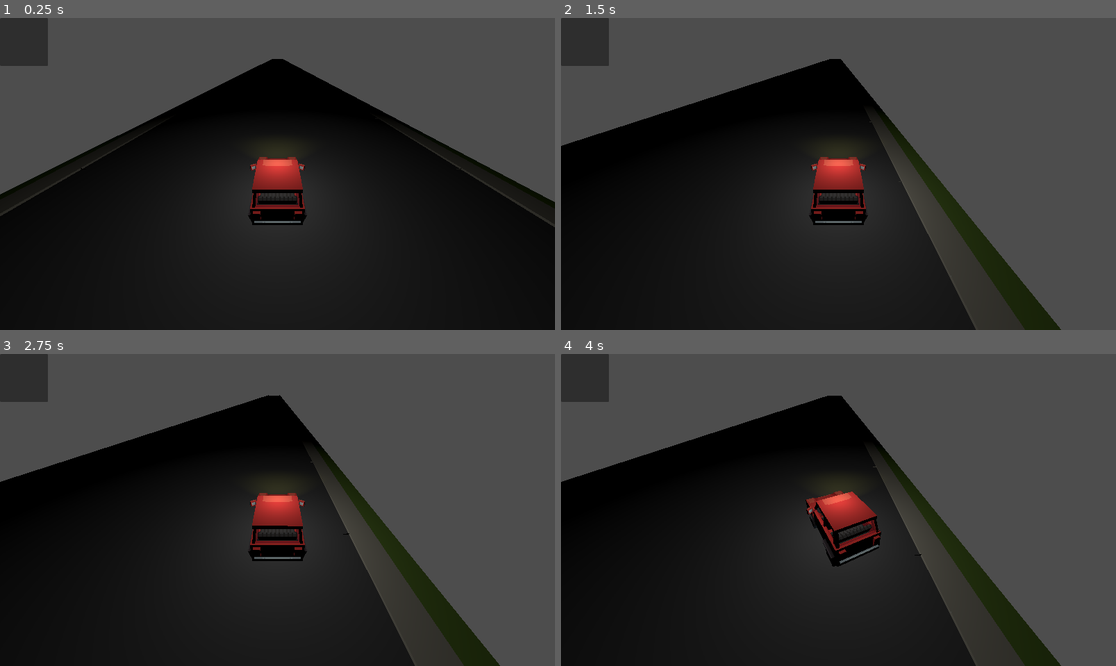
Above: before the commit, frames 1-4 (two rows, left to right).
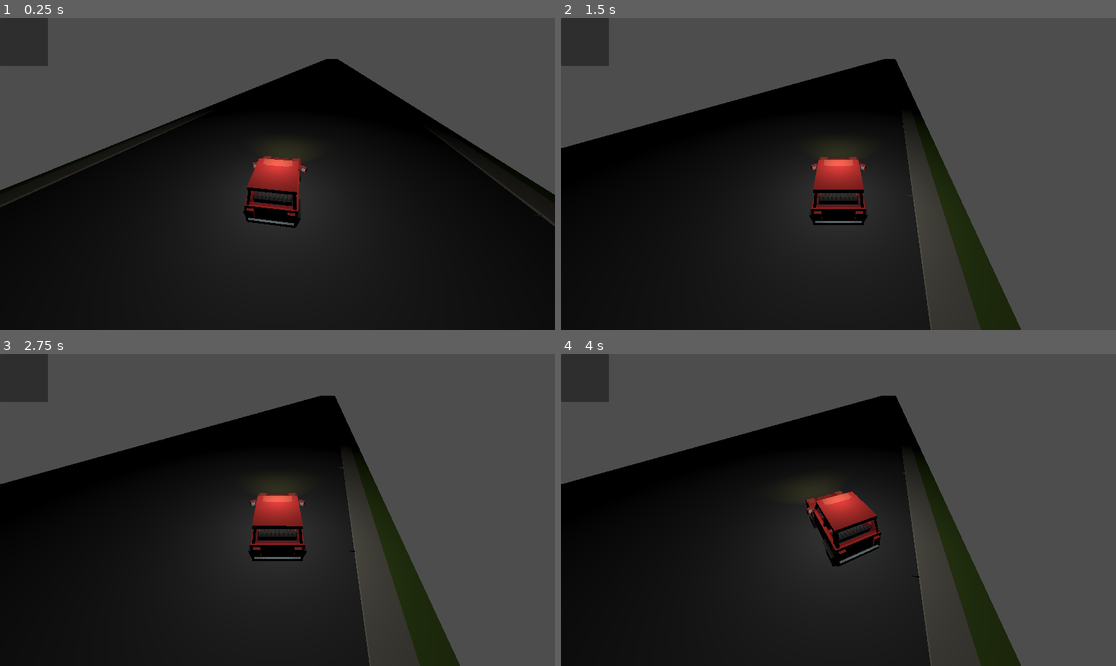
Above: after the commit, the same moments.

Repository: Calverin/Radio-Rideshare
Game: Godot game, scene res://Scenes/root.tscn
Two runs of this game, one before a commit and one after it. Both use one fixed random seed, a clock stepped at 60 frames per second and the inputs below.
Inputs:
- Up to frame 1 (0.25 s): no input
- Up to frame 2 (1.5 s): tap Enter (ui_accept) at 0.5, 0.77, 1.25 s; hold L (quick_right) 0.53-1.28 s; hold Down (ui_down) from 1.28 s (still down)
- Up to frame 3 (2.75 s): tap Enter (ui_accept) at 1.52, 2 s; release Down (ui_down) at 2.03 s; hold L (quick_right) from 2.03 s (still down)
- Up to frame 4 (4 s): tap Enter (ui_accept) at 2.75, 3.02, 3.5, 3.77 s; release L (quick_right) at 2.78 s; hold Up (ui_up) 2.78-3.53 s; hold Shift (drift_left) from 3.53 s (still down)

The runs differ from the first frame. In frame 1, 5.5% of the frame differs, in the area x 0-100%, y 13-68%; in frame 2, 9.1%, in the area x 0-91%, y 13-100%; in frame 3, 9.1%; in frame 4, 9.1%.

Commit message:
added sign

Diff:
--- a/Scenes/car.tscn
+++ b/Scenes/car.tscn
@@ -8,6 +8,7 @@
 size = Vector3(2.4, 1.9, 4.5)
 
 [node name="Car" type="CharacterBody3D"]
+transform = Transform3D(0.957591, 0, 0.288129, 0, 1, 0, -0.288129, 0, 0.957591, 0, 0, 0)
 script = ExtResource("1_oamc2")
 speed = 60
 
@@ -17,6 +18,7 @@
 fov = 95.0
 
 [node name="Body" type="Node3D" parent="."]
+transform = Transform3D(0.38007, 0, -0.924958, 0, 1, 0, 0.924958, 0, 0.38007, 0, 0, 0)
 
 [node name="Model" parent="Body" instance=ExtResource("1_aaytl")]
 transform = Transform3D(1, 0, 0, 0, 1, 0, 0, 0, 1, 0, 0.051, -1.00583e-07)
@@ -37,16 +39,16 @@
 transform = Transform3D(-1, 0, -8.74228e-08, 0, 1, 0, 8.74228e-08, 0, -1, 1, 0.451, 1.5)
 skeleton = NodePath("../..")
 
-[node name="Collider" type="CollisionShape3D" parent="."]
-transform = Transform3D(1, 0, 0, 0, 1, 0, 0, 0, 1, 0, 1.5, 0.05)
-shape = SubResource("BoxShape3D_0wcon")
-
-[node name="SpotLight3D" type="SpotLight3D" parent="."]
+[node name="SpotLight3D" type="SpotLight3D" parent="Body"]
 transform = Transform3D(1, 0, 0, 0, 1, 0, 0, 0, 1, 0.95, 1.25, -2.5)
 light_color = Color(1, 1, 0.443137, 1)
 spot_range = 7.838
 
-[node name="SpotLight3D2" type="SpotLight3D" parent="."]
+[node name="SpotLight3D2" type="SpotLight3D" parent="Body"]
 transform = Transform3D(1, 0, 0, 0, 1, 0, 0, 0, 1, -0.85, 1.25, -2.5)
 light_color = Color(1, 1, 0.443137, 1)
 spot_range = 7.838
+
+[node name="Collider" type="CollisionShape3D" parent="."]
+transform = Transform3D(1, 0, 0, 0, 1, 0, 0, 0, 1, 0, 1.5, 0.05)
+shape = SubResource("BoxShape3D_0wcon")
--- /dev/null
+++ b/instrument.gd
@@ -0,0 +1,11 @@
+extends MeshInstance3D
+
+
+# Called when the node enters the scene tree for the first time.
+func _ready() -> void:
+	pass # Replace with function body.
+
+
+# Called every frame. 'delta' is the elapsed time since the previous frame.
+func _process(delta: float) -> void:
+	pass
--- /dev/null
+++ b/node.tscn
@@ -0,0 +1,41 @@
+[gd_scene load_steps=5 format=3 uid="uid://c3rytvwfuwh1y"]
+
+[ext_resource type="Script" path="res://instrument.gd" id="1_ne0xp"]
+
+[sub_resource type="BoxMesh" id="BoxMesh_l1qk6"]
+size = Vector3(1000, 1, 100)
+
+[sub_resource type="StandardMaterial3D" id="StandardMaterial3D_mh0cf"]
+albedo_color = Color(1, 0.403922, 1, 1)
+
+[sub_resource type="BoxMesh" id="BoxMesh_0r2h6"]
+material = SubResource("StandardMaterial3D_mh0cf")
+size = Vector3(25, 1, 25)
+
+[node name="Node" type="Node"]
+
+[node name="Node3D" type="Node3D" parent="."]
+
+[node name="MeshInstance3D" type="MeshInstance3D" parent="Node3D"]
+transform = Transform3D(1, 0, 0, 0, 1, 0, 0, 0, 1, 103.552, 3, 0)
+mesh = SubResource("BoxMesh_l1qk6")
+
+[node name="Camera3D" type="Camera3D" parent="."]
+transform = Transform3D(0.0331552, -0.486068, 0.873292, 0, 0.873772, 0.486335, -0.99945, -0.0161245, 0.0289701, 729.514, 119.672, -1.8)
+current = true
+fov = 44.5
+size = 92.841
+frustum_offset = Vector2(100, 100)
+
+[node name="MeshInstance3D" type="MeshInstance3D" parent="."]
+transform = Transform3D(1, 0, 0, 0, 1, 0, 0, 0, 1, 607.094, 6.48896, 31.3505)
+mesh = SubResource("BoxMesh_0r2h6")
+script = ExtResource("1_ne0xp")
+
+[node name="MeshInstance3D2" type="MeshInstance3D" parent="."]
+transform = Transform3D(1, 0, 0, 0, 1, 0, 0, 0, 1, 607.094, 6.48896, -1.56497)
+mesh = SubResource("BoxMesh_0r2h6")
+
+[node name="MeshInstance3D3" type="MeshInstance3D" parent="."]
+transform = Transform3D(1, 0, 0, 0, 1, 0, 0, 0, 1, 607.094, 6.48896, -33.4973)
+mesh = SubResource("BoxMesh_0r2h6")
--- /dev/null
+++ b/sign_left.tscn
@@ -0,0 +1,35 @@
+[gd_scene load_steps=5 format=3 uid="uid://ba4nnjwabnkys"]
+
+[sub_resource type="StandardMaterial3D" id="StandardMaterial3D_08m0e"]
+transparency = 1
+blend_mode = 1
+cull_mode = 2
+depth_draw_mode = 2
+albedo_color = Color(0.17798, 0.537731, 0.704356, 1)
+
+[sub_resource type="BoxMesh" id="BoxMesh_8jiyx"]
+size = Vector3(2, 1.5, 0.2)
+
+[sub_resource type="StandardMaterial3D" id="StandardMaterial3D_h2kpx"]
+albedo_color = Color(0, 0, 0, 1)
+
+[sub_resource type="PrismMesh" id="PrismMesh_y3lld"]
+size = Vector3(0.8, 1, 0.3)
+
+[node name="SignLeft" type="Node3D"]
+transform = Transform3D(1, 0, 0, 0, 1, 0, 0, 0, 1, 0.195108, 1.93863, 1.12301)
+
+[node name="Back" type="MeshInstance3D" parent="."]
+transform = Transform3D(1, 0, 0, 0, 1, 0, 0, 0, 1, 2.40925, 0.746463, -1.59969)
+material_override = SubResource("StandardMaterial3D_08m0e")
+mesh = SubResource("BoxMesh_8jiyx")
+
+[node name="MeshInstance3D2" type="MeshInstance3D" parent="."]
+transform = Transform3D(-4.37114e-08, -1, 0, 1, -4.37114e-08, 0, 0, 0, 1, 2.05772, 0.802992, -1.59921)
+material_override = SubResource("StandardMaterial3D_h2kpx")
+mesh = SubResource("PrismMesh_y3lld")
+
+[node name="MeshInstance3D3" type="MeshInstance3D" parent="."]
+transform = Transform3D(-4.37114e-08, -1, 0, 1, -4.37114e-08, 0, 0, 0, 1, 2.61972, 0.802992, -1.59921)
+material_override = SubResource("StandardMaterial3D_h2kpx")
+mesh = SubResource("PrismMesh_y3lld")
Not shown: 8 places in Tiles/coloredtiles.tres that only renumber resources
